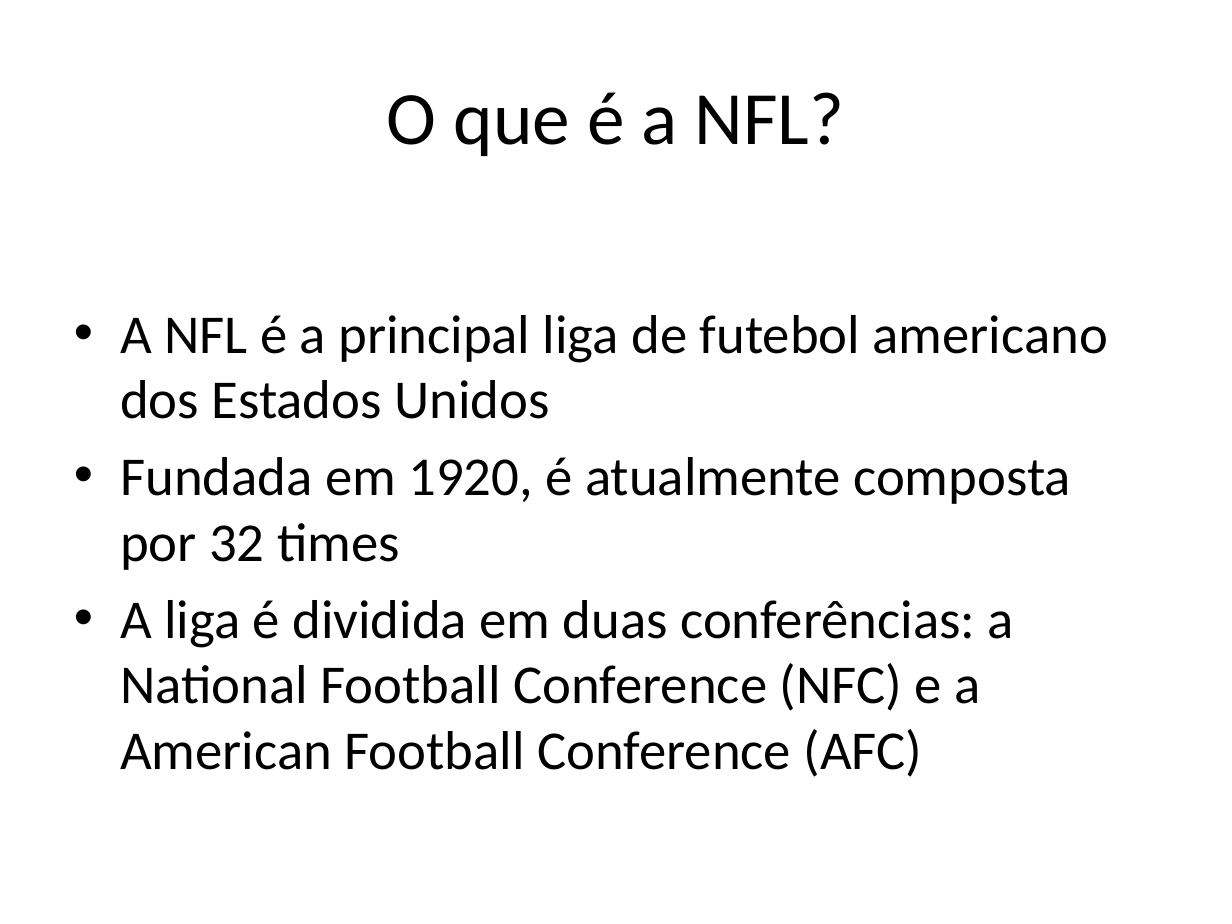
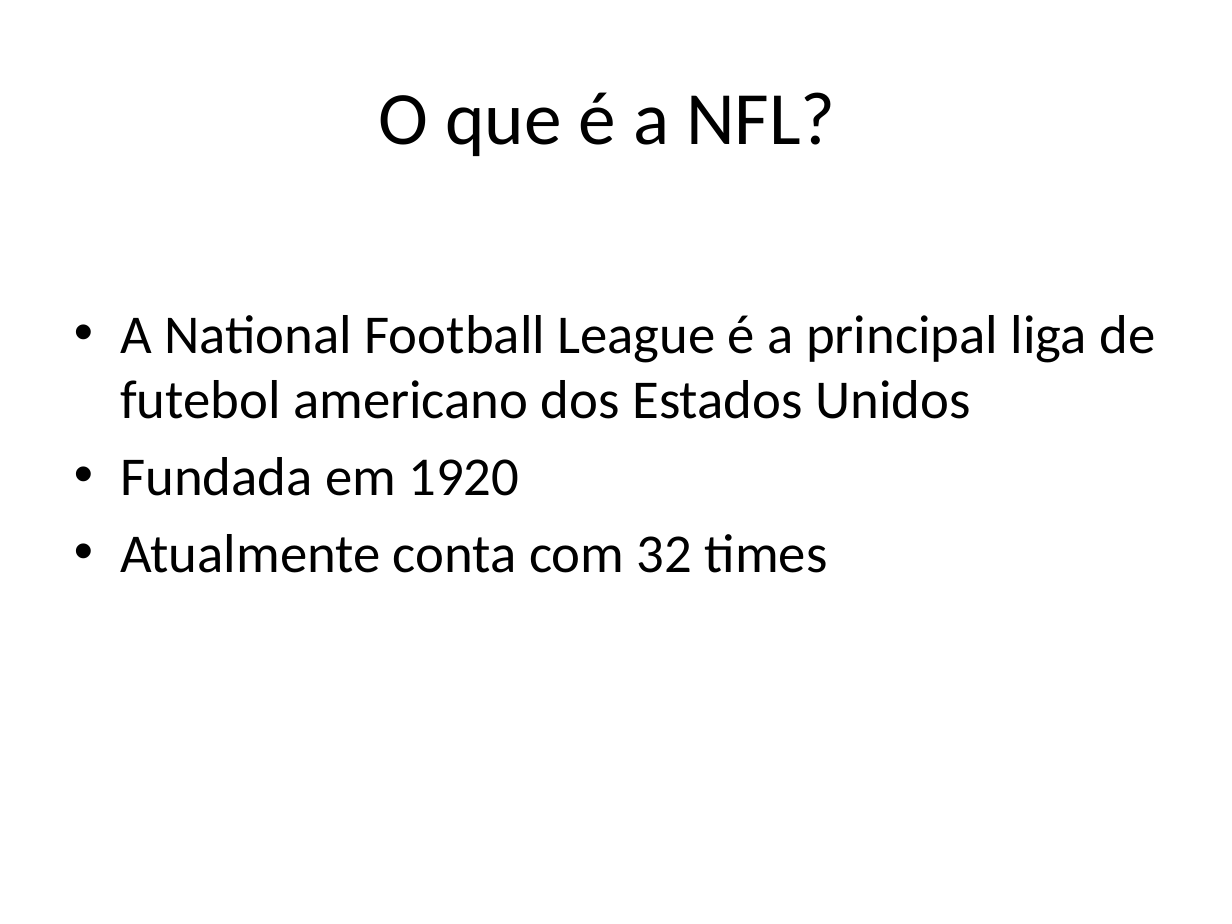
Before and after one commit to lcdlemos/EstagioNutes, a slide deck: slide 2 of IA/auto_apresentacao_IA.pptx. Drawn at 1232x924 pixels with LibreOffice and Linux fonts; fonts in the diff are those of the drawing. Boxes give left, top, right and bottom in pixels: in the first picture for what was removed or moved away, otherwise in the second. Text is boxed around its words. In the diff, an @@ line names an element or a change of style, - is before the commit and + after.

```diff
--- a/IA/auto_apresentacao_IA.pptx
+++ b/IA/auto_apresentacao_IA.pptx
@@ title "O que é a NFL?": place and size @@
-title "O que é a NFL?" at (387,92,845,156)
+title "O que é a NFL?" at (378,92,836,156)
@@ text at (120,315,1155,573): text changed @@
-• A NFL é a principal liga de futebol americano dos Estados Unidos
-• Fundada em 1920, é atualmente composta por 32 times
-• A liga é dividida em duas conferências: a National Football Conference (NFC) e a American Football Conference (AFC)
+• A National Football League é a principal liga de futebol americano dos Estados Unidos
+• Fundada em 1920
+• Atualmente conta com 32 times
```
Also in this commit, not shown: 8 other slides changed, 9 slides added, 5 slides removed, 7 other files.
